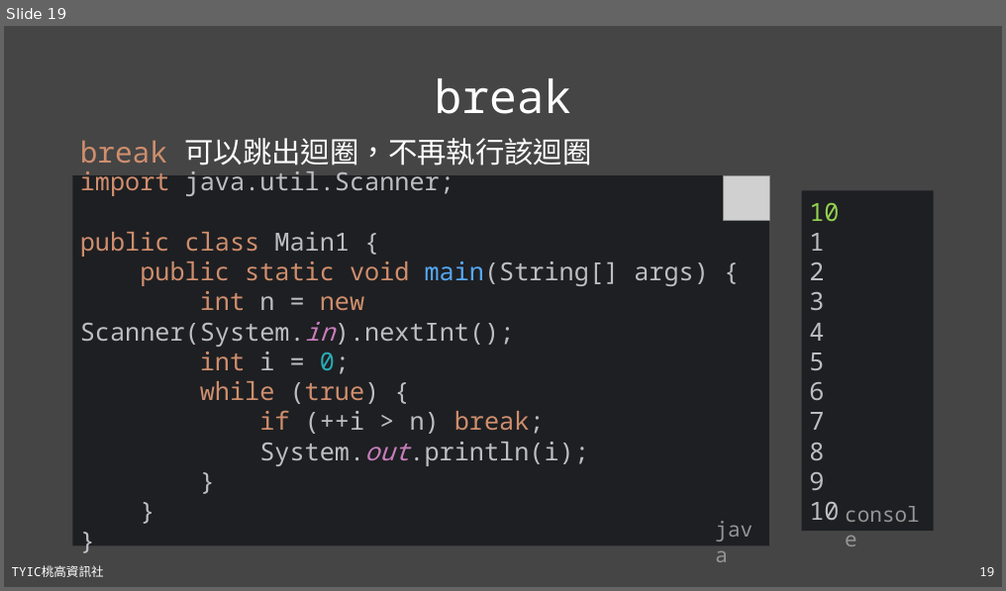
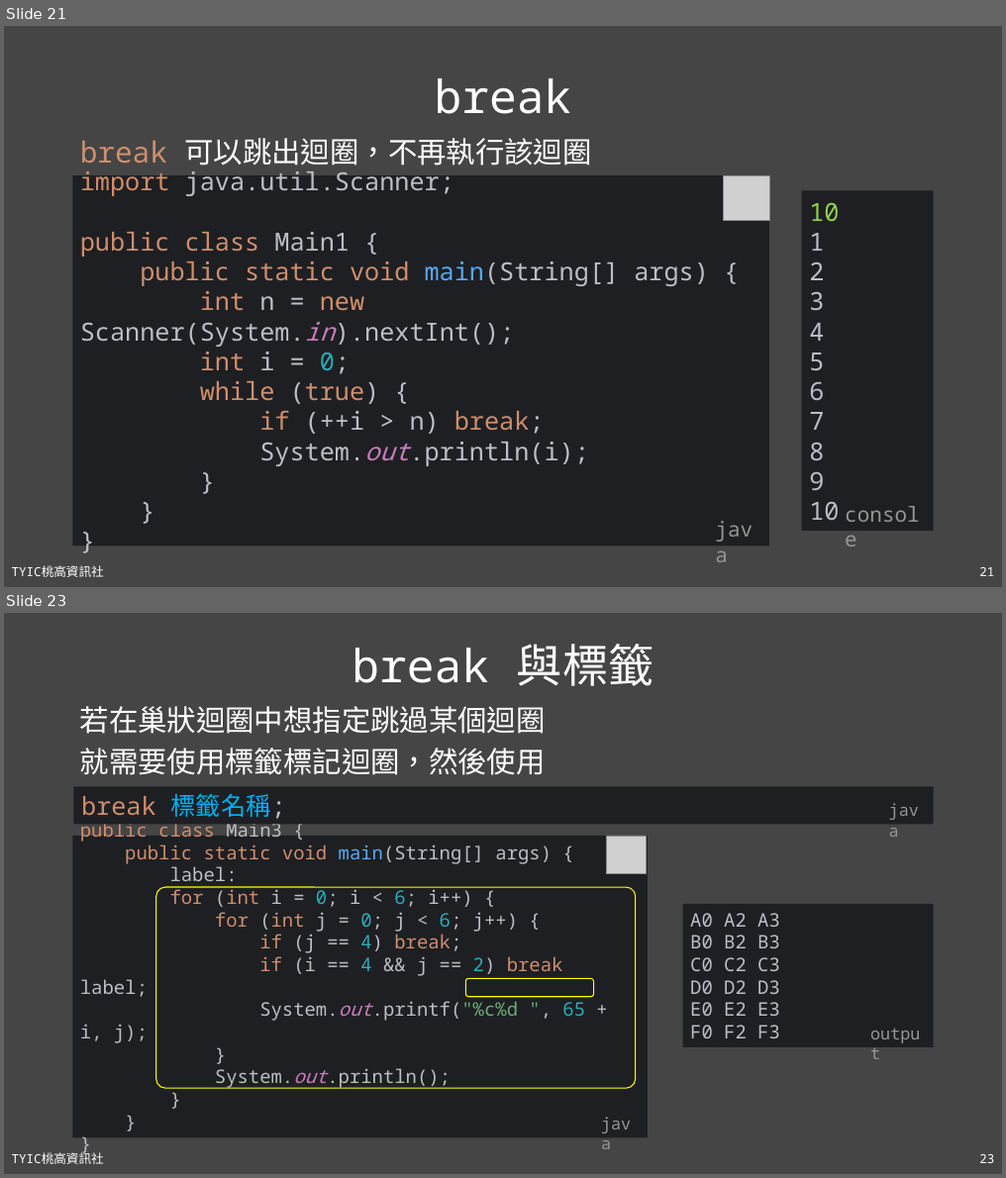
Before and after one commit to TYSHIC/slides, a slide deck: powerpoint/06_流程控制.pptx. Shown one above the other, each under a label of ours: slide 19 before the commit, slides 21 and 23 after it; the slides between them are not shown. The pictures are 1006x591 and 1006x1178 pixels, drawn with LibreOffice and Linux fonts; fonts in the diff are those of the drawing; grey boxes stand for pictures. Boxes give left, top, right and bottom in pixels: in the first picture for what was removed or moved away, otherwise in the second. Text is boxed around its words. In the diff, an @@ line names an element or a change of style, - is before the commit and + after.

Commit message:
06_break

```diff
--- a/powerpoint/06_流程控制.pptx
+++ b/powerpoint/06_流程控制.pptx
@@ slide 23 added at box(4, 613, 1002, 1174), background #454545; not listed: 2 template elements that a slide beside it also shows @@
@@ title added at box(351, 644, 654, 686), 44 pt, text #FFFFFF @@
+break 與標籤
@@ text added at box(80, 706, 546, 775), 28 pt, text #FFFFFF @@
+若在巢狀迴圈中想指定跳過某個迴圈
+就需要使用標籤標記迴圈，然後使用
@@ rectangle added at box(73, 786, 933, 824), fill #1E1F22, 24 pt, text #CF8E6D @@
+break 標籤名稱;
@@ text added at box(881, 796, 933, 824), 16 pt, text #969696 @@
+java
@@ rectangle added at box(73, 836, 648, 1139), fill #1E1F22, 18 pt, text #BCBEC4 @@
+public class Main3 {
+public static void main(String[] args) {
+label:
+for (int i = 0; i < 6; i++) {
+for (int j = 0; j < 6; j++) {
+if (j == 4) break;
+if (i == 4 && j == 2) break label;
+System.out.printf("%c%d ", 65 + i, j);
+}
+System.out.println();
+}
+}
+}
@@ picture added at box(607, 836, 647, 874) @@
@@ rounded rectangle added at box(156, 887, 635, 1088), outline #FFFF00 1 pt @@
@@ rectangle added at box(683, 904, 934, 1048), fill #1E1F22, 18 pt, text #BCBEC4 @@
+A0 A2 A3
+B0 B2 B3
+C0 C2 C3
+D0 D2 D3
+E0 E2 E3
+F0 F2 F3
@@ rounded rectangle added at box(466, 979, 594, 997), outline #FFFF00 1 pt @@
@@ text added at box(863, 1020, 934, 1048), 16 pt, text #969696 @@
+output
@@ text added at box(594, 1110, 646, 1138), 16 pt, text #969696 @@
+java
@@ what was slide 19 is now slide 21 @@
@@ page number at box(979, 568, 994, 576): text changed @@
-19
+21
```
Also in this commit, not shown: 5 slides changed, 4 other slides added, 3 other files.
